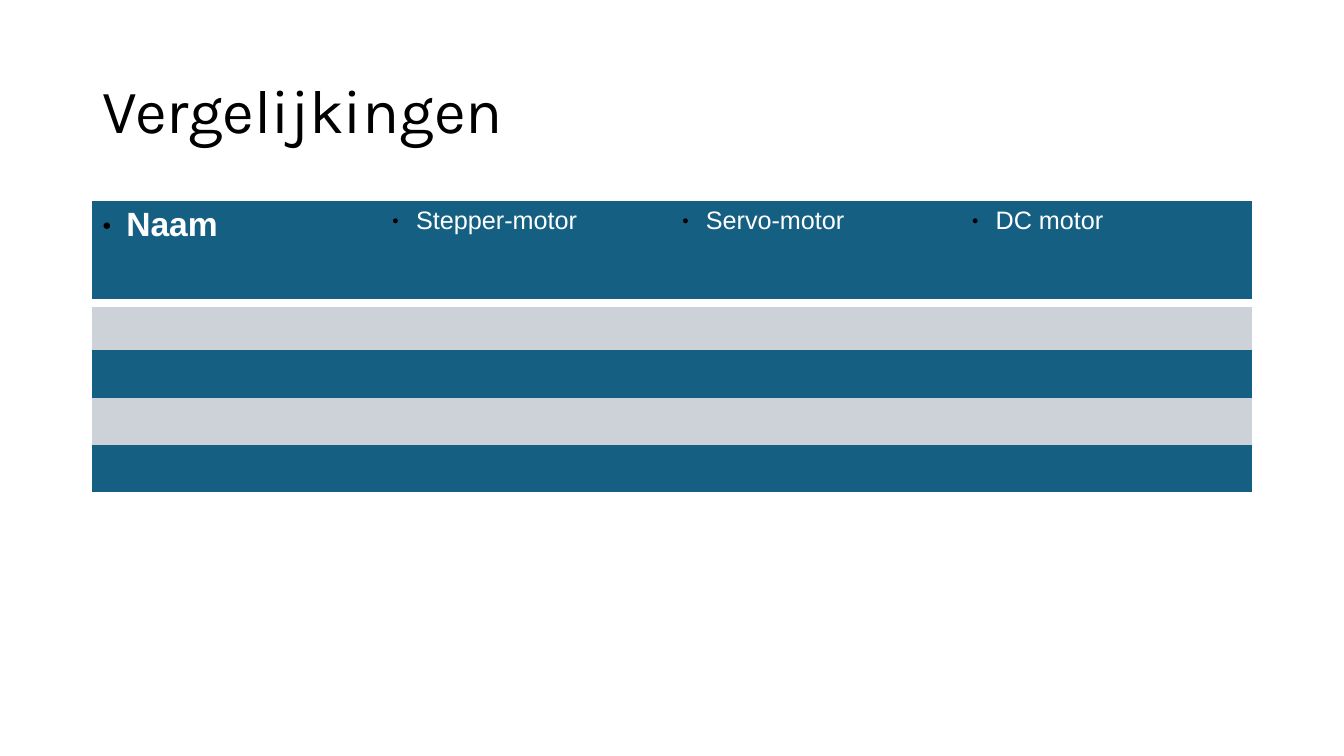
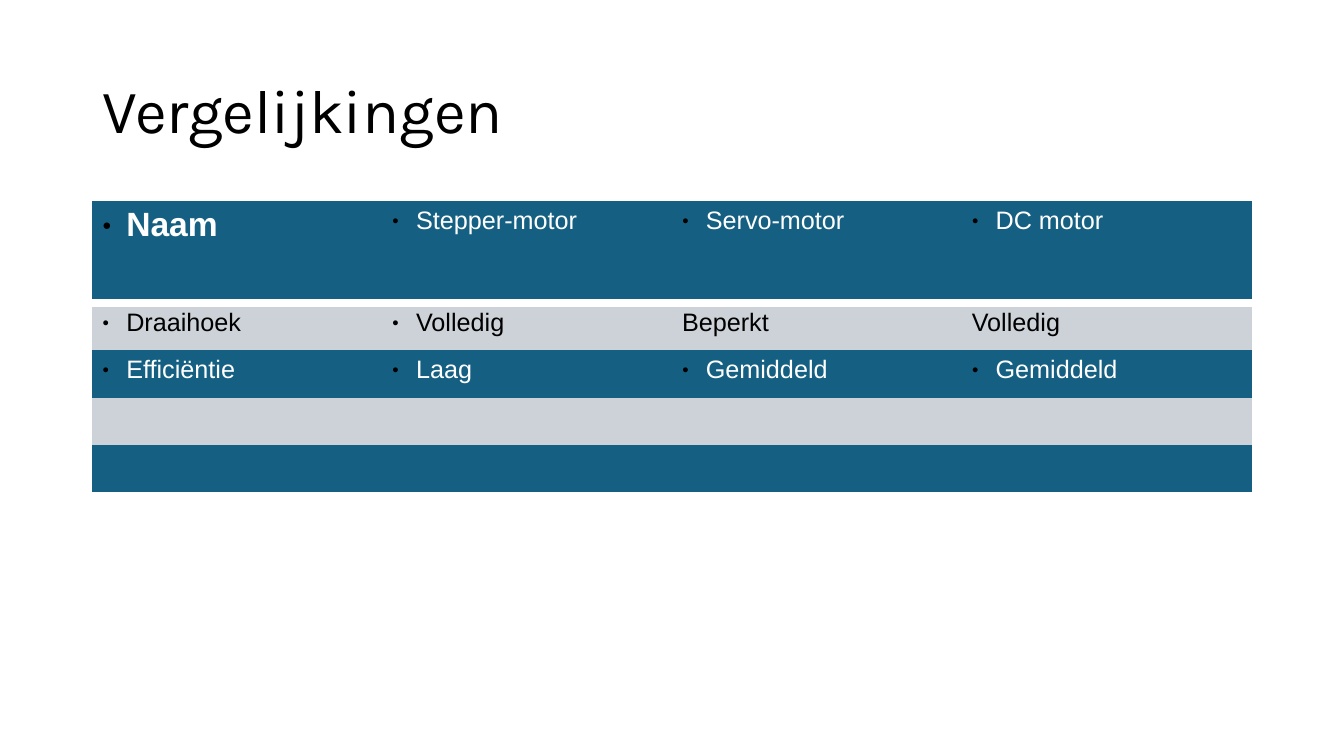
Before and after one commit to delamiro/Embedded-Stepper-Motor, a slide deck: slide 5 of docs/presentatie.odp (slide 6 before the commit). Drawn at 1344x756 pixels with LibreOffice and Linux fonts; fonts in the diff are those of the drawing. Boxes give left, top, right and bottom in pixels: in the first picture for what was removed or moved away, otherwise in the second. Text is boxed around its words. In the diff, an @@ line names an element or a change of style, - is before the commit and + after.

```diff
--- a/docs/presentatie.odp
+++ b/docs/presentatie.odp
@@ table at (x1=93, y1=202, x2=1251, y2=475) @@
+row 2: Draaihoek | Volledig | Beperkt | Volledig
+row 3: Efficiëntie | Laag | Gemiddeld | Gemiddeld
-row 4:  |  |  | 
-row 5:  |  |  | 
```
Also in this commit, not shown: 3 other slides changed, 1 slide added, 1 slide removed.
